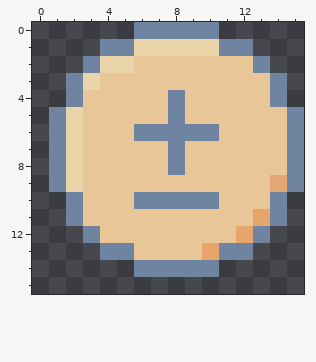
Pixel-art file, stored at Assets/Art/Sprites/Bonus.aseprite. This is how it looked before the edit.
16x16 pixels, 1 frame.
After:
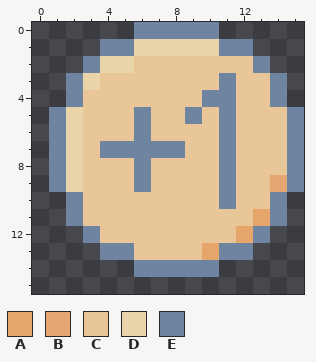
Palette (. is transparent): A #e6a56b  B #e4a673  C #e8c698  D #ead5aa  E #6e84a1
The exact change:
Changed rows in their new state; - is an unchanged pixel.
first column x 4:
 3 -------E
 4 ----C-EE
 5 --E-CE-E
 6 ---CCCCE
 7 EEEE---E
 8 --E-C--E
 9 --E----E
10 --CCCCCE
Pixel boxes of the changes (left, top, right, bottom) in both pictures:
changed: (100, 73, 236, 209)
